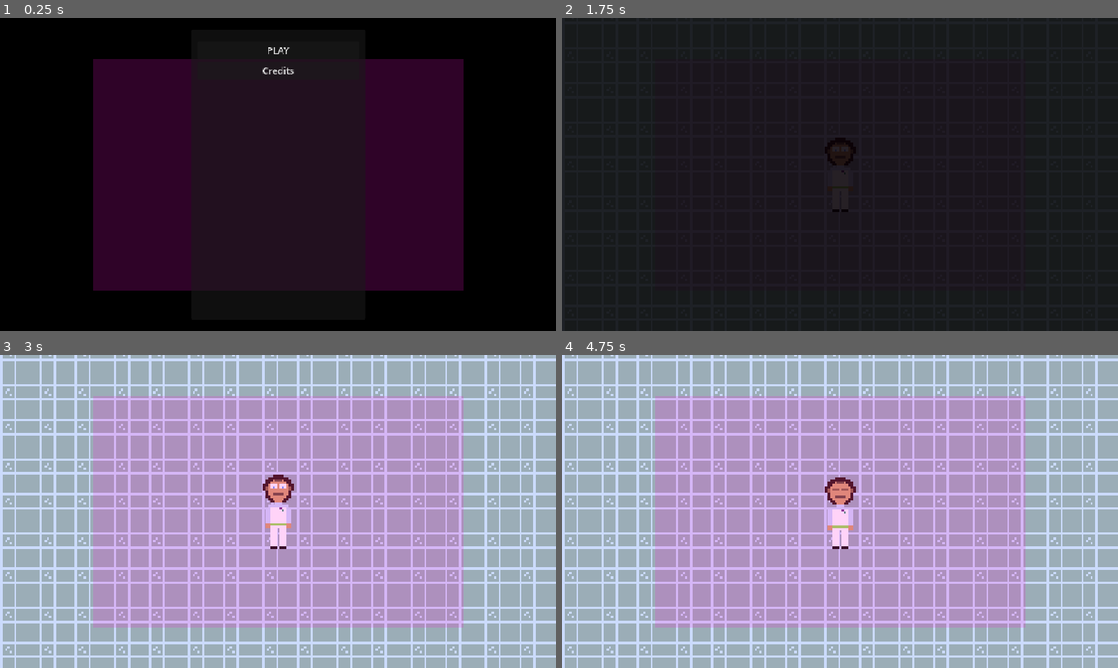
Above: before the commit, frames 1-4 (two rows, left to right).
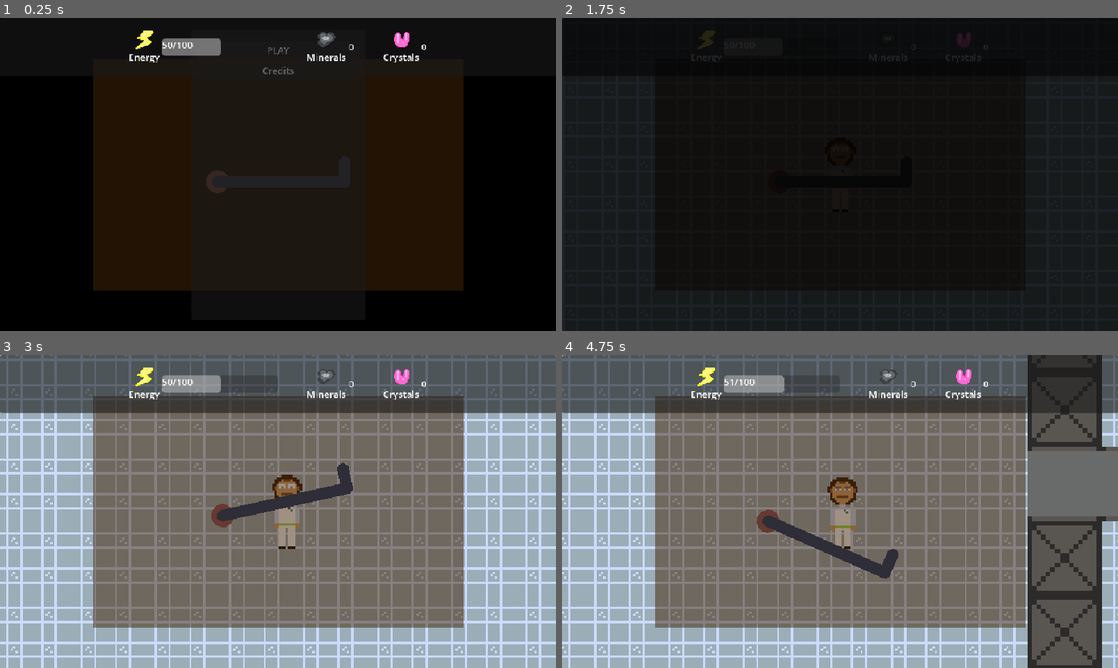
Above: after the commit, the same moments.

Repository: GustavoIgor/me-and-my-crank-2d
Game: Godot game, scene res://Scenes/main_menu.tscn
Same seed, same stepped clock (60 frames per second), same inputs: the game is played once before the commit and once after it.
Inputs (mouse positions are in pixels of both pictures, inside the frame that each line leads up to):
- Up to frame 1 (0.25 s): no input
- Up to frame 2 (1.75 s): click "PLAY" at 0.5 s; click "PLAY" at 1.25 s
- Up to frame 3 (3 s): tap Enter (ui_accept) at 2, 2.27 s; move the mouse to (400, 495) at 2.02 s; hold D (right) 2.03-2.75 s; click (400, 495) at 2.17 s; drag from (166, 527) to (250, 574) at 2.77 s
- Up to frame 4 (4.75 s): move the mouse to (895, 442) at 3.52 s; hold D (right) 3.53-4.25 s; click (895, 442) at 3.67 s; drag from (812, 574) to (673, 464) at 4.27 s

The runs differ from the first frame. In frame 1, 25% of the frame differs, in the area x 16-84%, y 4-88%; in frame 2, 1.3%; in frame 3, 71%; in frame 4, 81%, in the area x 0-100%, y 0-100%.

Commit message:
Added upper panel in UI, with energy, minerals and crystals stats

Diff:
--- a/Scenes/ui.tscn
+++ b/Scenes/ui.tscn
@@ -1,11 +1,104 @@
-[gd_scene load_steps=2 format=3 uid="uid://ytu2qogj7jrq"]
+[gd_scene load_steps=5 format=3 uid="uid://ytu2qogj7jrq"]
 
 [ext_resource type="Script" uid="uid://diykioubsecf0" path="res://Scripts/ui.gd" id="1_jxero"]
+[ext_resource type="Texture2D" uid="uid://bgh2dk26lc3il" path="res://Assets/Arts/energy.png" id="2_qdvrb"]
+[ext_resource type="Texture2D" uid="uid://4bjf1gfc3kn" path="res://Assets/Arts/Minerals.png" id="3_nf4gj"]
+[ext_resource type="Texture2D" uid="uid://bsyj53e38be8v" path="res://Assets/Arts/Crystals.png" id="4_2246s"]
 
 [node name="UI" type="CanvasLayer"]
 layer = 2
 script = ExtResource("1_jxero")
 
-[node name="Test" type="Label" parent="."]
-offset_right = 40.0
-offset_bottom = 23.0
+[node name="UpperPanel" type="Panel" parent="."]
+custom_minimum_size = Vector2(0, 100)
+anchors_preset = 10
+anchor_right = 1.0
+grow_horizontal = 2
+mouse_filter = 2
+
+[node name="HBoxContainer" type="HBoxContainer" parent="UpperPanel"]
+custom_minimum_size = Vector2(940, 80)
+layout_mode = 1
+anchors_preset = 15
+anchor_right = 1.0
+anchor_bottom = 1.0
+offset_left = 10.0
+offset_top = 10.0
+offset_right = -10.0
+offset_bottom = -10.0
+grow_horizontal = 2
+grow_vertical = 2
+mouse_filter = 2
+theme_override_constants/separation = 50
+alignment = 1
+
+[node name="Energy" type="HBoxContainer" parent="UpperPanel/HBoxContainer"]
+layout_mode = 2
+
+[node name="VBoxContainer" type="VBoxContainer" parent="UpperPanel/HBoxContainer/Energy"]
+layout_mode = 2
+alignment = 1
+
+[node name="TextureRect" type="TextureRect" parent="UpperPanel/HBoxContainer/Energy/VBoxContainer"]
+custom_minimum_size = Vector2(16, 16)
+layout_mode = 2
+texture = ExtResource("2_qdvrb")
+stretch_mode = 3
+
+[node name="Label" type="Label" parent="UpperPanel/HBoxContainer/Energy/VBoxContainer"]
+layout_mode = 2
+text = "Energy"
+
+[node name="ProgressBar" type="ProgressBar" parent="UpperPanel/HBoxContainer/Energy"]
+custom_minimum_size = Vector2(200, 30)
+layout_mode = 2
+size_flags_vertical = 4
+show_percentage = false
+
+[node name="Numbers" type="Label" parent="UpperPanel/HBoxContainer/Energy/ProgressBar"]
+layout_mode = 1
+anchors_preset = 15
+anchor_right = 1.0
+anchor_bottom = 1.0
+grow_horizontal = 2
+grow_vertical = 2
+
+[node name="Minerals" type="HBoxContainer" parent="UpperPanel/HBoxContainer"]
+layout_mode = 2
+alignment = 1
+
+[node name="VBoxContainer" type="VBoxContainer" parent="UpperPanel/HBoxContainer/Minerals"]
+layout_mode = 2
+alignment = 1
+
+[node name="TextureRect" type="TextureRect" parent="UpperPanel/HBoxContainer/Minerals/VBoxContainer"]
+layout_mode = 2
+texture = ExtResource("3_nf4gj")
+stretch_mode = 3
+
+[node name="Label" type="Label" parent="UpperPanel/HBoxContainer/Minerals/VBoxContainer"]
+layout_mode = 2
+text = "Minerals"
+
+[node name="Numbers" type="Label" parent="UpperPanel/HBoxContainer/Minerals"]
+layout_mode = 2
+text = "45"
+
+[node name="Crystals" type="HBoxContainer" parent="UpperPanel/HBoxContainer"]
+layout_mode = 2
+
+[node name="VBoxContainer" type="VBoxContainer" parent="UpperPanel/HBoxContainer/Crystals"]
+layout_mode = 2
+alignment = 1
+
+[node name="TextureRect" type="TextureRect" parent="UpperPanel/HBoxContainer/Crystals/VBoxContainer"]
+layout_mode = 2
+texture = ExtResource("4_2246s")
+stretch_mode = 3
+
+[node name="Label" type="Label" parent="UpperPanel/HBoxContainer/Crystals/VBoxContainer"]
+layout_mode = 2
+text = "Crystals"
+
+[node name="Numbers" type="Label" parent="UpperPanel/HBoxContainer/Crystals"]
+layout_mode = 2
--- a/Scripts/global.gd
+++ b/Scripts/global.gd
@@ -3,11 +3,18 @@
 signal no_energy
 signal energy_changed
 signal max_energy_changed
+signal stat_changed
 signal game_paused
 signal game_unpaused
 
 var energy := 50
 var max_energy : = 100
+
+var stats : Dictionary = {
+	"minerals" : 0,
+	"crystals" : 0
+}
+
 var player_stats : Dictionary = {
 	"max_life" : 100,
 	"life" : 100
@@ -22,3 +29,7 @@
 func change_max_energy(amount : int):
 	max_energy += amount
 	max_energy_changed.emit()
+
+func change_stats(stat : String, amount : int):
+	stats[stat] += amount
+	stat_changed.emit()
--- a/Scripts/player.gd
+++ b/Scripts/player.gd
@@ -11,7 +11,7 @@
 func _process(delta: float) -> void:
 	if game_paused:
 		return
-	var direction := Input.get_vector("ui_left", "ui_right","ui_up", "ui_down")
+	var direction := Input.get_vector("left", "right","up", "down")
 
 	velocity = direction * speed
 	move_and_slide()
--- a/Scripts/ui.gd
+++ b/Scripts/ui.gd
@@ -1,8 +1,26 @@
 extends CanvasLayer
-@onready var test = $Test
+@onready var energy_label = $UpperPanel/HBoxContainer/Energy/ProgressBar/Numbers
+@onready var energy_progress_bar = $UpperPanel/HBoxContainer/Energy/ProgressBar
+@onready var minerals_numbers = $UpperPanel/HBoxContainer/Minerals/Numbers
+@onready var crystals_numbers = $UpperPanel/HBoxContainer/Crystals/Numbers
+
 
 func _ready() -> void:
 	Global.energy_changed.connect(_on_energy_changed)
+	Global.max_energy_changed.connect(_on_energy_changed)
+	Global.stat_changed.connect(_on_stats_changed)
+	_on_energy_changed()
+	_on_max_energy_changed()
+	_on_stats_changed()
 
 func _on_energy_changed():
-	test.text = str(Global.energy)
+	energy_label.text = str(Global.energy) + "/" + str(Global.max_energy)
+	energy_progress_bar.value = Global.energy
+
+func _on_max_energy_changed():
+	energy_label.text = str(Global.energy) + "/" + str(Global.max_energy)
+	energy_progress_bar.max_value = Global.max_energy
+
+func _on_stats_changed():
+	minerals_numbers.text = str(Global.stats['minerals'])
+	crystals_numbers.text = str(Global.stats['crystals'])
Binary file added: Assets/Arts/Crystals.png
Not shown, added: Assets/Arts/Crystals.png.import
Binary file added: Assets/Arts/Minerals.png
Not shown, added: Assets/Arts/Minerals.png.import
Binary file added: Assets/Arts/energy.png
Not shown, added: Assets/Arts/energy.png.import
Not shown: 1 places in Scenes/utilities.tscn that only renumber resources
